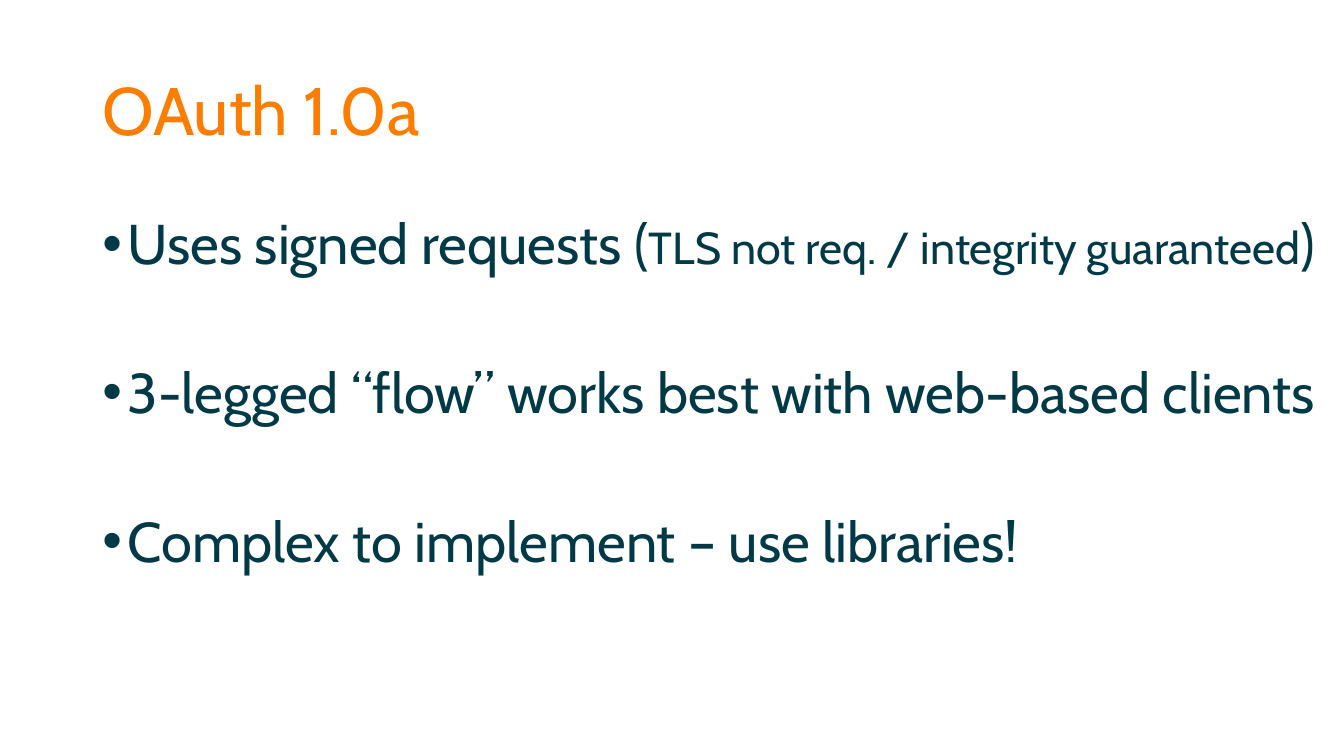
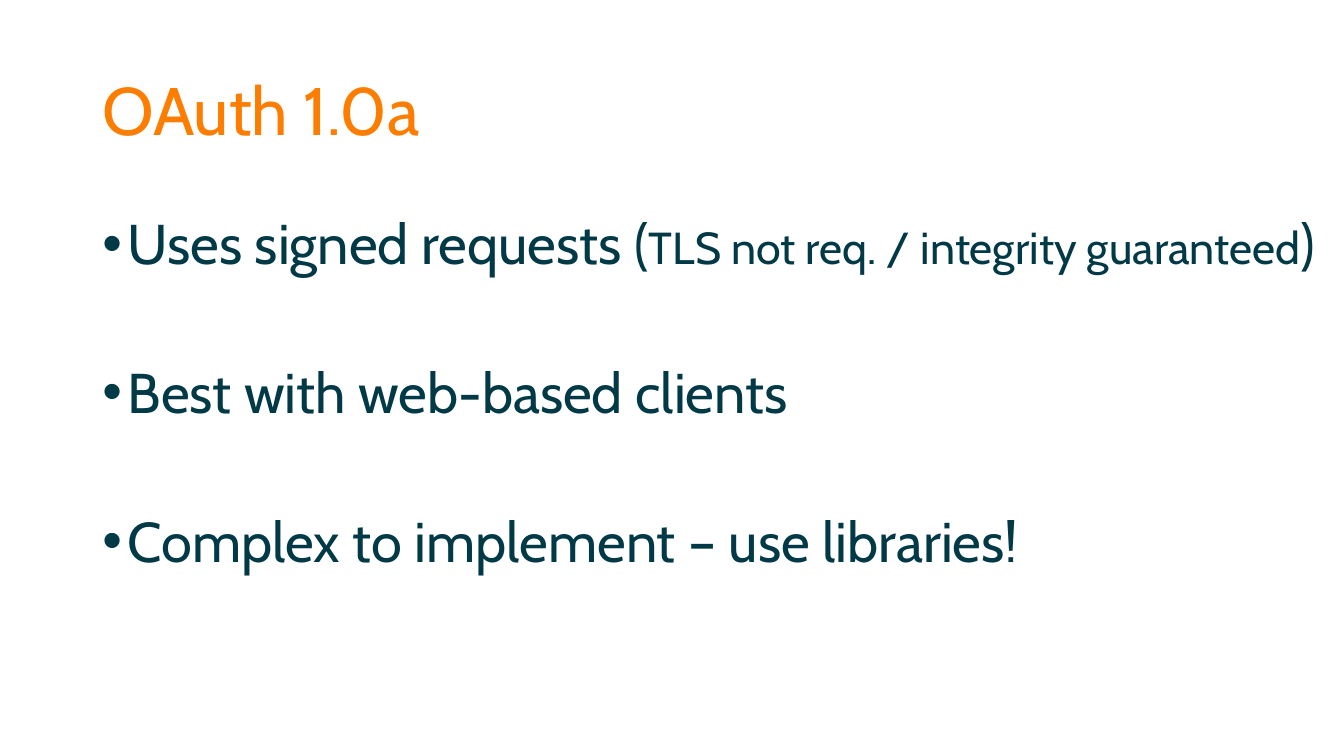
Before and after one commit to spetryjohnson/Securing-Your-API-Endpoints, a slide deck: slide 59 of Securing Your API Endpoints.pptx (slide 56 before the commit). Drawn at 1344x756 pixels with LibreOffice and Linux fonts; fonts in the diff are those of the drawing. Boxes give left, top, right and bottom in pixels: in the first picture for what was removed or moved away, otherwise in the second. Text is boxed around its words. In the diff, an @@ line names an element or a change of style, - is before the commit and + after.

```diff
--- a/Securing Your API Endpoints.pptx
+++ b/Securing Your API Endpoints.pptx
@@ text at [128, 371, 788, 414]: text changed @@
-• 3-legged “flow” works best with web-based clients
+• Best with web-based clients
```
Also in this commit, not shown: 19 other slides changed, 3 slides added, 3 other files.
